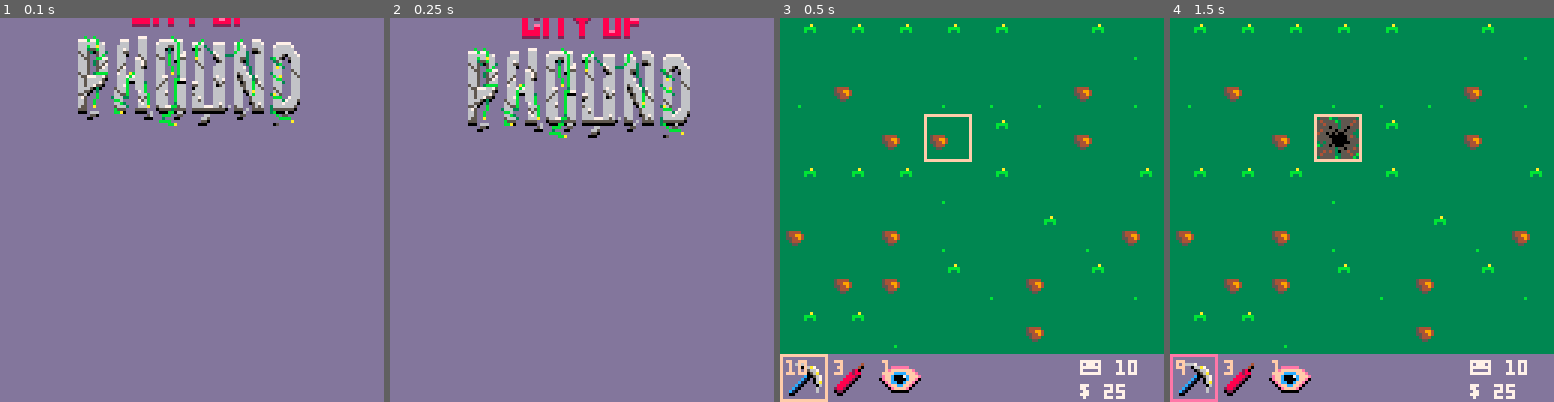
Above: before the commit, frames 1-4 (left to right).
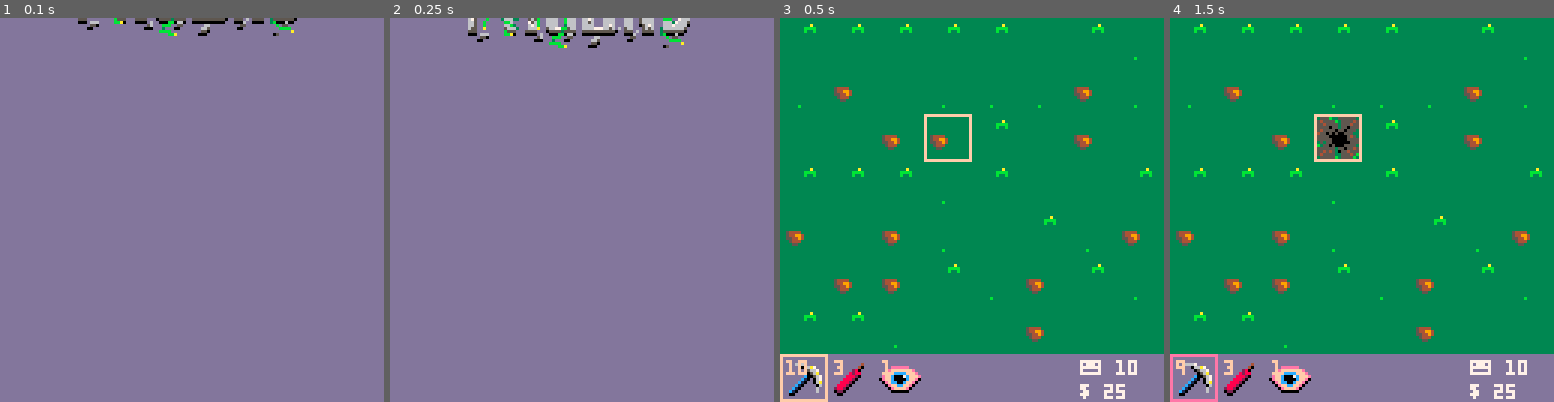
Above: after the commit, the same moments.

Repository: seanpackham/lost-and-found
Game: PICO-8 cartridge main.p8
Same seed, same stepped clock (60 frames per second), same inputs: the game is played once before the commit and once after it.
Inputs:
- Up to frame 1 (0.1 s): no input
- Up to frame 2 (0.25 s): no input
- Up to frame 3 (0.5 s): tap X (X key) at 0.33 s
- Up to frame 4 (1.5 s): tap O (Z key) at 0.7 s; tap X (X key) at 1.07 s

The runs differ from the first frame. In frame 1, 8.5% of the frame differs, in the area x 20-79%, y 0-29%; in frame 2, 9.9%, in the area x 20-79%, y 0-32%; in frame 3, nothing differs; in frame 4, nothing differs.

Commit message:
title tweaks

Diff:
--- a/main.p8
+++ b/main.p8
@@ -3,13 +3,13 @@
 __lua__
 
 title = {
-	y = -30,
+	y = -60,
 	bob = 0,
 
 	update = function()
 		if btn(4) or btn(5) then state = game end
 
-		title.y = clamp(title.y + 1, -30, 28)
+		title.y = clamp(title.y + 1, -60, 20)
 
 		title.bob += 0.01
 	end,
@@ -20,8 +20,10 @@
 		sspr(0, 64, 52, 32, 38, title.y)
 		sspr(52, 64, 76, 32, 24, title.y + 30)
 
-		if title.y == 28 then
-			print("z or x to start", 34, 105 + sin(title.bob) * 2, 15)
+		if title.y == 20 then
+			print("z or x to start", 34, 95 + sin(title.bob) * 2, 15)
+
+			print("created by: jon, sean, kyle", 10, 118, 7)
 		end
 
 	end
